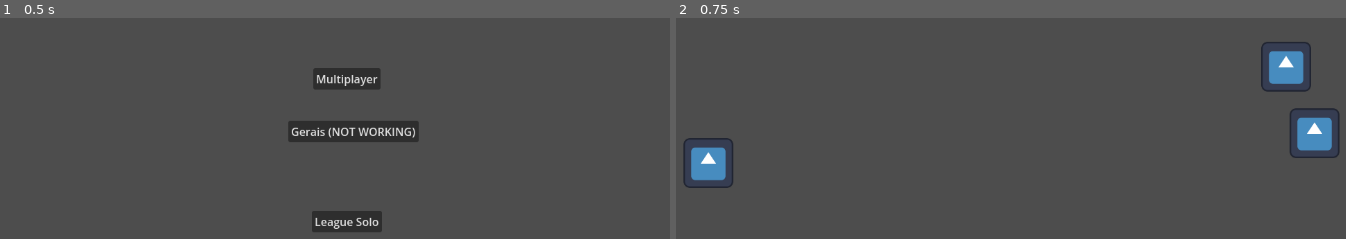
Above: before the commit, frames 1-2 (left to right).
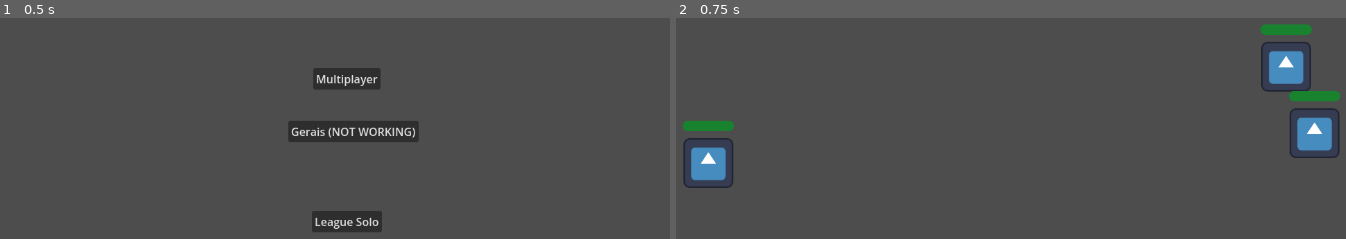
Above: after the commit, the same moments.

Repository: Middlent/meus-teste
Game: Godot game, scene res://HUB.tscn
The game is run twice, just before and just after one commit, with the same random seed, the same clock (stepped at 60 frames per second) and the same inputs. The engine's default icon, where the game draws it, is replaced by a stand-in: a white triangle on a blue panel in a dark square.
Inputs:
- Up to frame 1 (0.5 s): no input
- Up to frame 2 (0.75 s): click "League Solo" at 0.5 s

Frame 1 is identical in both runs. In frame 2, 1.0% of the frame differs, in the area x 1-100%, y 2-52%.

Commit message:
Barrras de vida e update feitos

Diff:
--- a/MultiplayerHub/League/LeaguePlayer.tscn
+++ b/MultiplayerHub/League/LeaguePlayer.tscn
@@ -9,6 +9,24 @@
 
 [sub_resource type="RectangleShape2D" id="RectangleShape2D_np7k6"]
 size = Vector2(127, 128)
+
+[sub_resource type="StyleBoxFlat" id="StyleBoxFlat_k6h8t"]
+bg_color = Color(0.237539, 0.237539, 0.237539, 1)
+corner_radius_top_left = 30
+corner_radius_top_right = 30
+corner_radius_bottom_right = 30
+corner_radius_bottom_left = 30
+
+[sub_resource type="StyleBoxFlat" id="StyleBoxFlat_8jx82"]
+bg_color = Color(0.0969, 0.51, 0.17952, 1)
+corner_radius_top_left = 30
+corner_radius_top_right = 30
+corner_radius_bottom_right = 30
+corner_radius_bottom_left = 30
+
+[sub_resource type="Theme" id="Theme_b6oks"]
+ProgressBar/styles/background = SubResource("StyleBoxFlat_k6h8t")
+ProgressBar/styles/fill = SubResource("StyleBoxFlat_8jx82")
 
 [node name="Personagem" type="CharacterBody2D"]
 position = Vector2(635, 288)
@@ -37,4 +55,13 @@
 [node name="AttackReciever" type="Node2D" parent="."]
 script = ExtResource("7_gg8bw")
 
+[node name="ProgressBar" type="ProgressBar" parent="."]
+offset_left = -66.0
+offset_top = -109.0
+offset_right = 66.0
+offset_bottom = -82.0
+theme = SubResource("Theme_b6oks")
+value = 10.0
+show_percentage = false
+
 [connection signal="move" from="InputReader" to="Movement" method="move"]
--- a/MultiplayerHub/League/Resources/stats.gd
+++ b/MultiplayerHub/League/Resources/stats.gd
@@ -4,18 +4,30 @@
 
 @export var hpBase: float
 @export var hpLevel: float
-var hp: float
+var hp: float :
+	set(new_hp):
+		hp = new_hp
+		emit_changed()
 
 @export var asBase: float
 @export var asLevel: float
-var aSpeed: float
+var aSpeed: float :
+	set(new_aSpeed):
+		aSpeed = new_aSpeed
+		emit_changed()
 
 @export var adBase: float
 @export var adLevel: float
-var ad: float
+var ad: float :
+	set(new_ad):
+		ad = new_ad
+		emit_changed()
 
 @export var rangeBase: float
-var range: float
+var range: float :
+	set(new_range):
+		range = new_range
+		emit_changed()
 
 @export var projSpeed: float
 
--- a/MultiplayerHub/League/league_player.gd
+++ b/MultiplayerHub/League/league_player.gd
@@ -13,3 +13,13 @@
 		add_to_group("Ally")
 	else:
 		add_to_group("Enemy")
+
+func _init():
+	setup.call_deferred()
+
+func setup():
+	champion.stats.changed.connect(on_stats_changed)
+
+func on_stats_changed():
+	$ProgressBar.max_value = champion.stats.hpBase + champion.stats.hpLevel * (champion.stats.level - 1)
+	$ProgressBar.value = champion.stats.hp
Not shown: 1 places in MultiplayerHub/League/LeaguePlayer.tscn that only renumber resources
